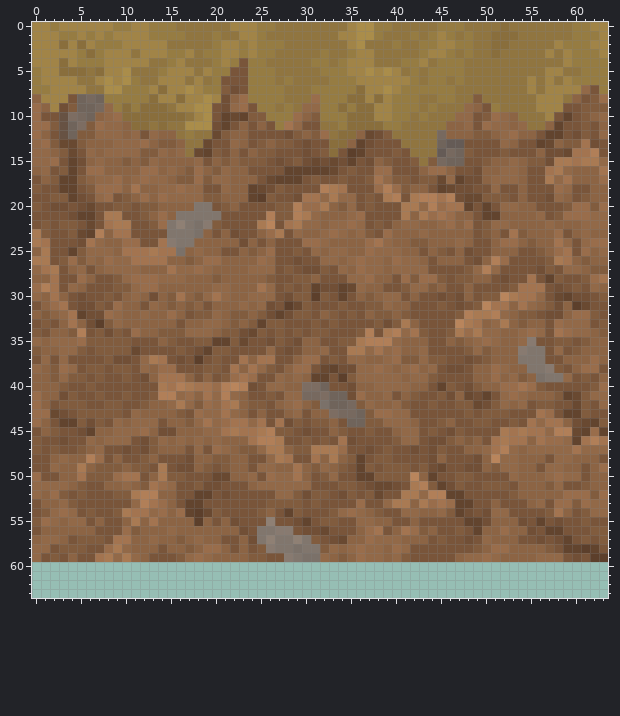
Two versions of one pixel-art sprite, MinecraftCpp/Res/Blocks/dirt_path_side.png. The first picture shows the starting point.
The file is 64x64 pixels. Colours within 5 levels of each other are drawn and written as one. The old version is drawn lined up with the new one.
After:
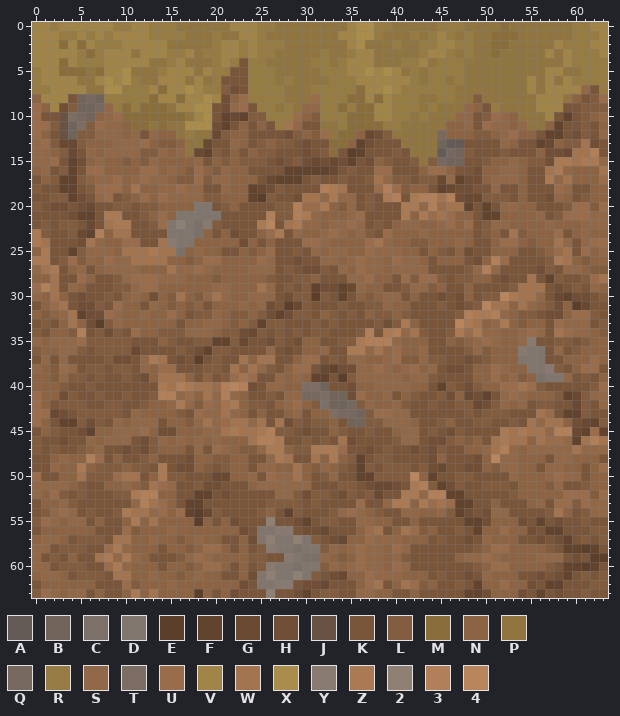
Palette (. is transparent): A #655b56  B #70645b  C #7b7169  D #81766d  E #5c3f2b  F #62442e  G #694931  H #714f36  J #675243  K #79553a  L #815c3e  M #896e3c  N #8c6444  P #907540  Q #77695f  R #967c42  S #926948  T #7d6d62  U #996d4b  V #a18447  W #a37450  X #aa8d4a  Y #887a70  Z #a97a53  2 #8f8074  3 #b17f58  4 #b9855c
Change:
whole drawing moved by +0,-4 (the old picture is shown already moved)
Colour 2 now appears in row 61 at x 26 and 29; in row 63 at x 26.
Colour C now appears in row 60 at x 29.
Colour D now appears in row 60 at x 27 to 28 and 30 to 31; in row 61 at x 25, 27 to 28 and 30; in row 62 at x 25 to 26.
Colour E now appears in row 60 at x 61; in row 63 at x 18.
Colour F now appears in row 60 at x 59 to 60 and 62; in row 61 at x 59; in row 62 at x 49 and 57 to 58; in row 63 at x 30, 48 to 49 and 56.
Colour G now appears in row 61 at x 34; in row 62 at x 32.
Colour H now appears in row 61 at x 24, 33, 48, 56 and 58; in row 62 at x 23, 30 to 31 and 55; in row 63 at x 22, 29, 50, 54 and 58.
Colour K now appears in row 60 at x 2, 6 to 7, 14, 22, 24, 42 to 48, 58 and 63; in row 61 at x 4, 8, 21 to 22, 32, 44, 46 to 47, 49, 54 to 55, 57, 60 and 62; in row 62 at x 0, 7 to 9, 24, 29, 33 to 35, 39, 45 to 46, 48, 56 and 59 to 61; in row 63 at x 6, 8 to 9, 20, 23 to 25, 27 to 28, 31, 34 to 35, 40 to 41, 43 to 47, 55, 57, 59 to 60 and 62 to 63.
Colour L now appears in row 60 at x 3 to 5, 17, 25, 32, 49 and 57; in row 61 at x 5 to 7, 16, 31, 45, 61 and 63; in row 62 at x 11, 43, 47 and 62 to 63; in row 63 at x 0, 32 to 33 and 61.
Colour N now appears in row 60 at x 11 to 13, 15 to 16, 18, 21, 23, 34, 39, 50 and 53 to 56; in row 61 at x 0, 3, 11 to 12, 14 to 15, 17, 19 to 20, 23, 35 to 36, 41 to 43 and 51 to 53; in row 62 at x 1 to 6, 12 to 14, 16 to 22, 36, 40, 44, 50 to 51 and 53 to 54; in row 63 at x 3, 7, 10, 12, 14 to 17, 19, 21, 38 to 39, 42 and 51 to 53.
Colour S now appears in row 60 at x 0 to 1, 10, 33, 35, 37 to 38 and 41; in row 61 at x 1 to 2, 13, 18, 38 to 40 and 50; in row 62 at x 15; in row 63 at x 2, 4 to 5 and 36 to 37.
Colour U now appears in row 60 at x 8, 19 to 20, 36, 40 and 51 to 52; in row 61 at x 37; in row 62 at x 10, 37, 42 and 52; in row 63 at x 1.
Colour W now appears in row 61 at x 9 to 10; in row 62 at x 38 and 41; in row 63 at x 13.
Colour Y now appears in row 60 at x 26; in row 62 at x 27 to 28.
Colour Z now appears in row 60 at x 9; in row 63 at x 11.
